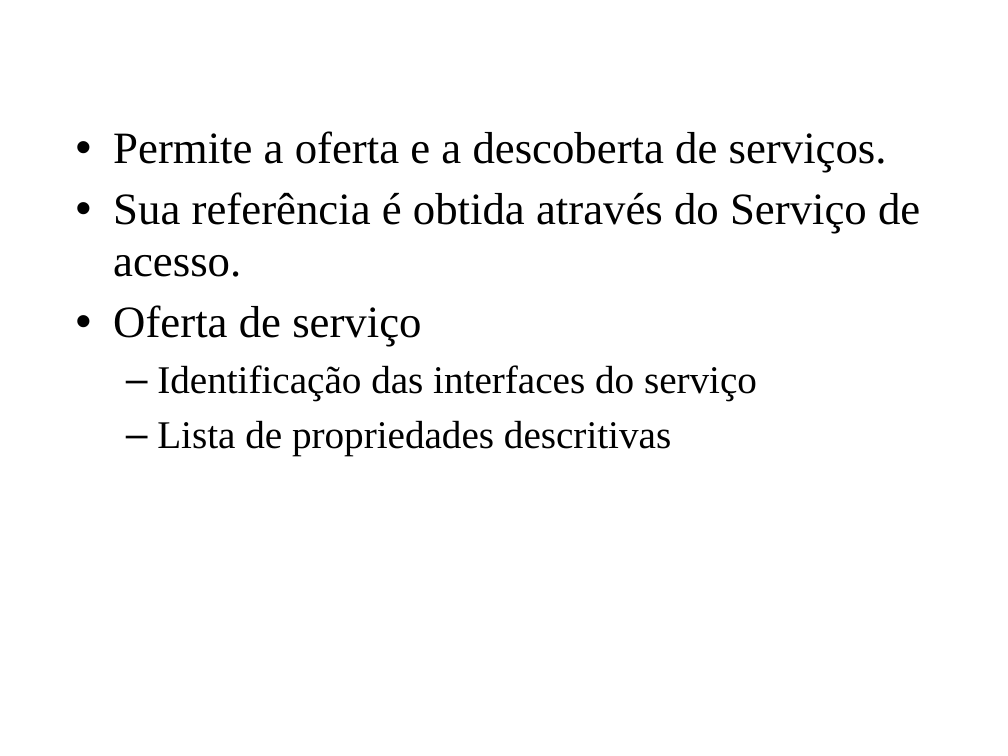
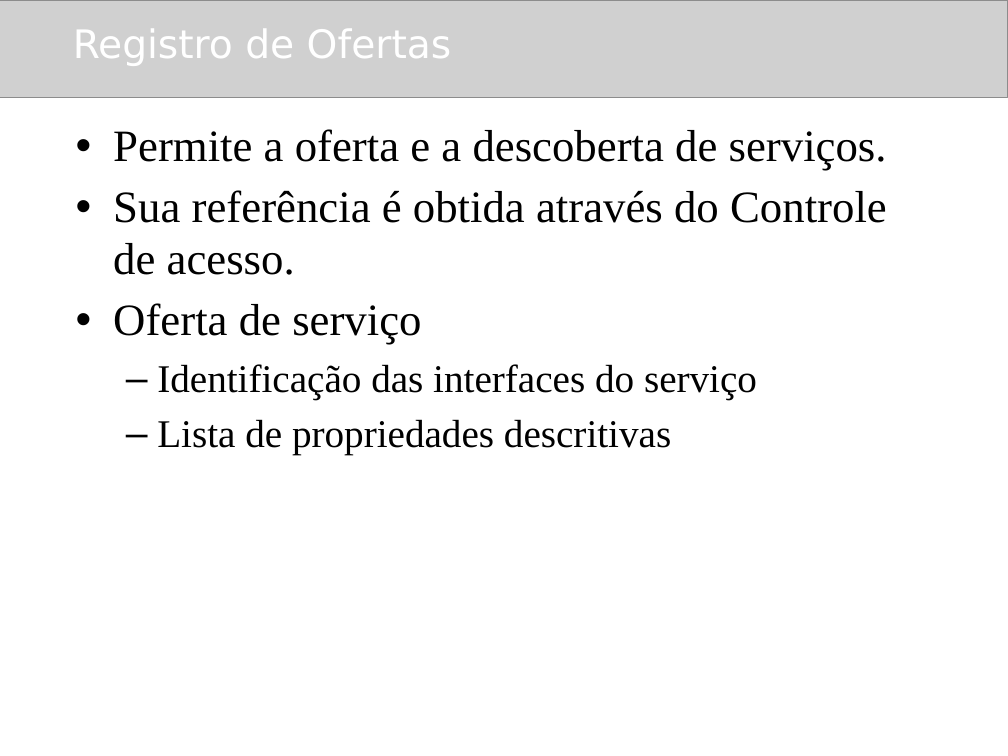
Before and after one commit to amadeubarbosa/openbus-core, a slide deck: slide 12 of docs/cursos/developer/2.OpenBus.ppt. Drawn at 1008x756 pixels with LibreOffice and Linux fonts; fonts in the diff are those of the drawing; grey boxes stand for pictures; background and template pictures are left out. Boxes give left, top, right and bottom in pixels: in the first picture for what was removed or moved away, otherwise in the second. Text is boxed around its words. In the diff, an @@ line names an element or a change of style, - is before the commit and + after.

```diff
--- a/docs/cursos/developer/2.OpenBus.ppt
+++ b/docs/cursos/developer/2.OpenBus.ppt
@@ picture added at [0,0,1008,98] @@
@@ title at [73,29,452,66]: text changed; bold off @@
-Serviço de Registro
+Registro de Ofertas
@@ text at [113,129,887,170]: less space between paragraphs @@
@@ text at [113,190,887,275]: text changed @@
-• Sua referência é obtida através do Serviço de acesso.
+• Sua referência é obtida através do Controle de acesso.
```
Also in this commit, not shown: 18 other slides changed, 1 slide added, 1 slide removed, 1 other file.
